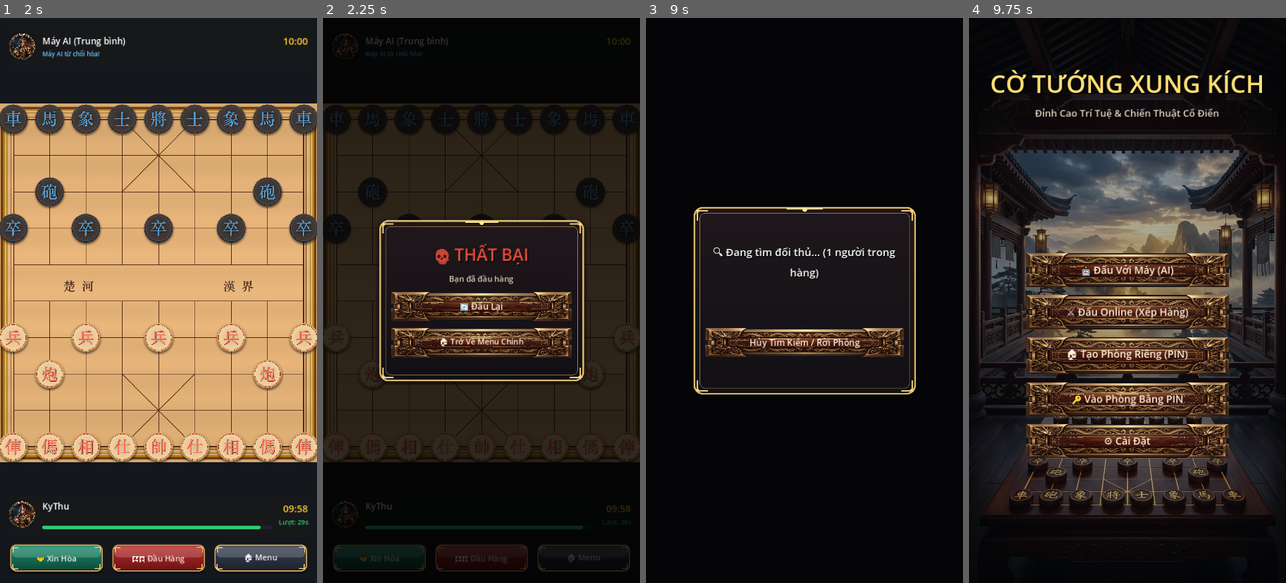
Above: before the commit, frames 1-4 (left to right).
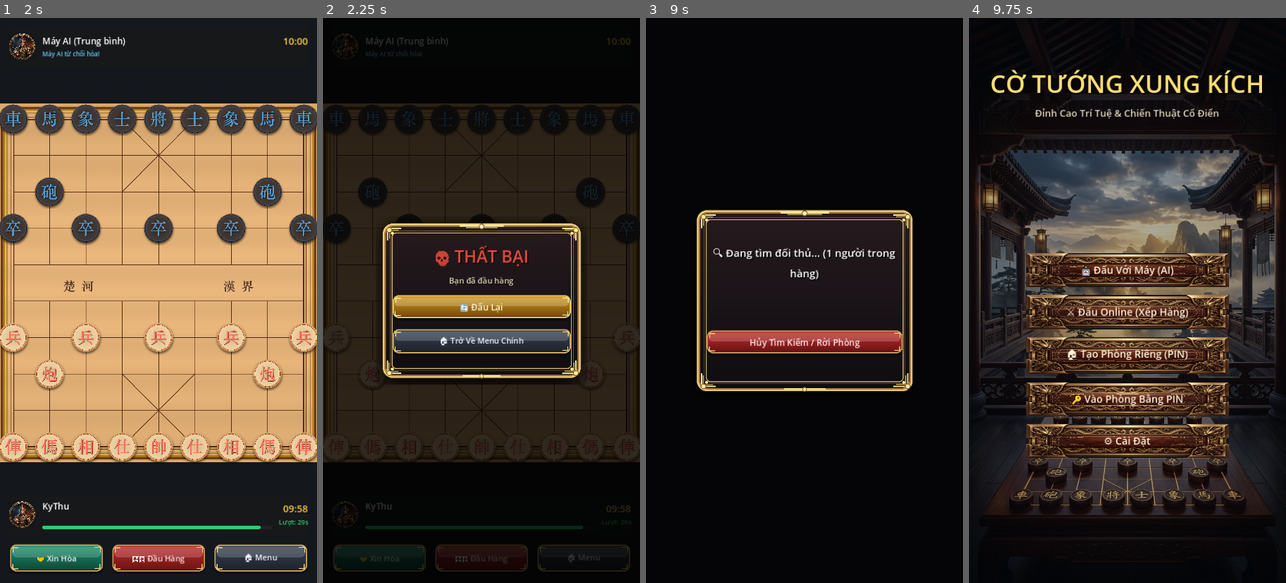
Above: after the commit, the same moments.

Repository: nguyenkhanhduy3455/CoTuongPro
Game: Godot game, scene res://scenes/Main.tscn
The game is run twice, just before and just after one commit, with the same random seed, the same clock (stepped at 60 frames per second) and the same inputs.
Inputs:
- Up to frame 1 (2 s): click "🤖 Đấu Với Máy (AI)" at 0.5 s; click "🤝 Xin Hòa" at 1.25 s
- Up to frame 2 (2.25 s): click "🏳️ Đầu Hàng" at 2 s
- Up to frame 3 (9 s): click "🔄 Đấu Lại" at 2.75 s; click "🤝 Xin Hòa" at 3.5 s; click "🏳️ Đầu Hàng" at 4.25 s; click "🔄 Đấu Lại" at 5 s; click "🤝 Xin Hòa" at 5.75 s; click "🏳️ Đầu Hàng" at 6.5 s; click "🔄 Đấu Lại" at 7.25 s; click "🏠 Menu" at 8 s; click "🏠 Tạo Phòng Riêng (PIN)" at 8.75 s
- Up to frame 4 (9.75 s): click "Hủy Tìm Kiếm / Rời Phòng" at 9.5 s

Frame 1 is identical in both runs. In frame 2, 9.0% of the frame differs, in the area x 17-83%, y 35-65%; in frame 3, 6.8%; in frame 4, nothing differs.
Error in both runs: Invalid access to property or key 'pressed' on a base object of type 'null instance'. (res://scripts/ui/settings_dialog.gd:16)

Commit message:
feat: thiet ke lai khung dialog_frame hoang kim va chuyen toan bo button sang template action phong cach Co Tuong

Diff:
--- a/Game/scenes/GameView.tscn
+++ b/Game/scenes/GameView.tscn
@@ -10,29 +10,29 @@
 [ext_resource type="Texture2D" path="res://assets/sprites/btn_menu.png" id="8_menu_norm"]
 [ext_resource type="Texture2D" path="res://assets/sprites/btn_menu_pressed.png" id="9_menu_press"]
 [ext_resource type="Texture2D" path="res://assets/sprites/dialog_frame.png" id="10_dialog_frame"]
-[ext_resource type="Texture2D" path="res://assets/sprites/btn_normal.png" id="11_btn_norm"]
-[ext_resource type="Texture2D" path="res://assets/sprites/btn_pressed.png" id="12_btn_press"]
+[ext_resource type="Texture2D" path="res://assets/sprites/btn_gold.png" id="11_gold_norm"]
+[ext_resource type="Texture2D" path="res://assets/sprites/btn_gold_pressed.png" id="12_gold_press"]
 
 [sub_resource type="StyleBoxTexture" id="StyleBoxTexture_dialog"]
 texture = ExtResource("10_dialog_frame")
-texture_margin_left = 32.0
-texture_margin_top = 32.0
-texture_margin_right = 32.0
-texture_margin_bottom = 32.0
-
-[sub_resource type="StyleBoxTexture" id="StyleBoxTexture_modal_btn_norm"]
-texture = ExtResource("11_btn_norm")
-texture_margin_left = 36.0
-texture_margin_top = 18.0
-texture_margin_right = 36.0
-texture_margin_bottom = 18.0
-
-[sub_resource type="StyleBoxTexture" id="StyleBoxTexture_modal_btn_press"]
-texture = ExtResource("12_btn_press")
-texture_margin_left = 36.0
-texture_margin_top = 18.0
-texture_margin_right = 36.0
-texture_margin_bottom = 18.0
+texture_margin_left = 44.0
+texture_margin_top = 44.0
+texture_margin_right = 44.0
+texture_margin_bottom = 44.0
+
+[sub_resource type="StyleBoxTexture" id="StyleBoxTexture_gold_norm"]
+texture = ExtResource("11_gold_norm")
+texture_margin_left = 22.0
+texture_margin_top = 16.0
+texture_margin_right = 22.0
+texture_margin_bottom = 16.0
+
+[sub_resource type="StyleBoxTexture" id="StyleBoxTexture_gold_press"]
+texture = ExtResource("12_gold_press")
+texture_margin_left = 22.0
+texture_margin_top = 16.0
+texture_margin_right = 22.0
+texture_margin_bottom = 16.0
 
 [sub_resource type="StyleBoxTexture" id="StyleBoxTexture_draw_norm"]
 texture = ExtResource("4_draw_norm")
@@ -376,23 +376,23 @@
 theme_override_constants/shadow_offset_x = 1
 theme_override_constants/shadow_offset_y = 1
 theme_override_font_sizes/font_size = 20
-theme_override_styles/normal = SubResource("StyleBoxTexture_modal_btn_norm")
-theme_override_styles/hover = SubResource("StyleBoxTexture_modal_btn_norm")
-theme_override_styles/pressed = SubResource("StyleBoxTexture_modal_btn_press")
-theme_override_styles/focus = SubResource("StyleBoxTexture_modal_btn_norm")
+theme_override_styles/normal = SubResource("StyleBoxTexture_gold_norm")
+theme_override_styles/hover = SubResource("StyleBoxTexture_gold_norm")
+theme_override_styles/pressed = SubResource("StyleBoxTexture_gold_press")
+theme_override_styles/focus = SubResource("StyleBoxTexture_gold_norm")
 text = "🔄 Đấu Lại"
 
 [node name="MenuButton" type="Button" parent="GameOverDialog/Panel/VBoxContainer"]
 custom_minimum_size = Vector2(0, 52)
 layout_mode = 2
-theme_override_colors/font_color = Color(1, 0.95, 0.85, 1)
-theme_override_colors/font_pressed_color = Color(1, 0.9, 0.3, 1)
-theme_override_colors/font_shadow_color = Color(0, 0, 0, 0.8)
-theme_override_constants/shadow_offset_x = 1
-theme_override_constants/shadow_offset_y = 1
-theme_override_font_sizes/font_size = 18
-theme_override_styles/normal = SubResource("StyleBoxTexture_modal_btn_norm")
-theme_override_styles/hover = SubResource("StyleBoxTexture_modal_btn_norm")
-theme_override_styles/pressed = SubResource("StyleBoxTexture_modal_btn_press")
-theme_override_styles/focus = SubResource("StyleBoxTexture_modal_btn_norm")
+theme_override_colors/font_color = Color(0.95, 0.95, 1, 1)
+theme_override_colors/font_pressed_color = Color(0.8, 0.85, 1, 1)
+theme_override_colors/font_shadow_color = Color(0, 0, 0, 0.8)
+theme_override_constants/shadow_offset_x = 1
+theme_override_constants/shadow_offset_y = 1
+theme_override_font_sizes/font_size = 18
+theme_override_styles/normal = SubResource("StyleBoxTexture_menu_norm")
+theme_override_styles/hover = SubResource("StyleBoxTexture_menu_norm")
+theme_override_styles/pressed = SubResource("StyleBoxTexture_menu_press")
+theme_override_styles/focus = SubResource("StyleBoxTexture_menu_norm")
 text = "🏠 Trở Về Menu Chính"
--- a/Game/scenes/MatchmakingLobby.tscn
+++ b/Game/scenes/MatchmakingLobby.tscn
@@ -2,29 +2,29 @@
 
 [ext_resource type="Script" path="res://scripts/ui/matchmaking_lobby.gd" id="1_y4h6m"]
 [ext_resource type="Texture2D" path="res://assets/sprites/dialog_frame.png" id="2_dialog_frame"]
-[ext_resource type="Texture2D" path="res://assets/sprites/btn_normal.png" id="3_btn_norm"]
-[ext_resource type="Texture2D" path="res://assets/sprites/btn_pressed.png" id="4_btn_press"]
+[ext_resource type="Texture2D" path="res://assets/sprites/btn_resign.png" id="3_resign_norm"]
+[ext_resource type="Texture2D" path="res://assets/sprites/btn_resign_pressed.png" id="4_resign_press"]
 
 [sub_resource type="StyleBoxTexture" id="StyleBoxTexture_dialog"]
 texture = ExtResource("2_dialog_frame")
-texture_margin_left = 32.0
-texture_margin_top = 32.0
-texture_margin_right = 32.0
-texture_margin_bottom = 32.0
+texture_margin_left = 44.0
+texture_margin_top = 44.0
+texture_margin_right = 44.0
+texture_margin_bottom = 44.0
 
-[sub_resource type="StyleBoxTexture" id="StyleBoxTexture_btn_norm"]
-texture = ExtResource("3_btn_norm")
-texture_margin_left = 36.0
-texture_margin_top = 18.0
-texture_margin_right = 36.0
-texture_margin_bottom = 18.0
+[sub_resource type="StyleBoxTexture" id="StyleBoxTexture_resign_norm"]
+texture = ExtResource("3_resign_norm")
+texture_margin_left = 22.0
+texture_margin_top = 16.0
+texture_margin_right = 22.0
+texture_margin_bottom = 16.0
 
-[sub_resource type="StyleBoxTexture" id="StyleBoxTexture_btn_press"]
-texture = ExtResource("4_btn_press")
-texture_margin_left = 36.0
-texture_margin_top = 18.0
-texture_margin_right = 36.0
-texture_margin_bottom = 18.0
+[sub_resource type="StyleBoxTexture" id="StyleBoxTexture_resign_press"]
+texture = ExtResource("4_resign_press")
+texture_margin_left = 22.0
+texture_margin_top = 16.0
+texture_margin_right = 22.0
+texture_margin_bottom = 16.0
 
 [node name="MatchmakingLobby" type="Control"]
 layout_mode = 3
@@ -108,16 +108,16 @@
 horizontal_alignment = 1
 
 [node name="CancelButton" type="Button" parent="Panel/VBoxContainer"]
-custom_minimum_size = Vector2(0, 58)
+custom_minimum_size = Vector2(0, 56)
 layout_mode = 2
-theme_override_colors/font_color = Color(1, 0.95, 0.85, 1)
-theme_override_colors/font_pressed_color = Color(1, 0.9, 0.3, 1)
+theme_override_colors/font_color = Color(1, 0.9, 0.9, 1)
+theme_override_colors/font_pressed_color = Color(1, 0.7, 0.7, 1)
 theme_override_colors/font_shadow_color = Color(0, 0, 0, 0.8)
 theme_override_constants/shadow_offset_x = 1
 theme_override_constants/shadow_offset_y = 1
 theme_override_font_sizes/font_size = 20
-theme_override_styles/normal = SubResource("StyleBoxTexture_btn_norm")
-theme_override_styles/hover = SubResource("StyleBoxTexture_btn_norm")
-theme_override_styles/pressed = SubResource("StyleBoxTexture_btn_press")
-theme_override_styles/focus = SubResource("StyleBoxTexture_btn_norm")
+theme_override_styles/normal = SubResource("StyleBoxTexture_resign_norm")
+theme_override_styles/hover = SubResource("StyleBoxTexture_resign_norm")
+theme_override_styles/pressed = SubResource("StyleBoxTexture_resign_press")
+theme_override_styles/focus = SubResource("StyleBoxTexture_resign_norm")
 text = "Hủy Tìm Kiếm / Rời Phòng"
--- a/Game/scenes/SettingsDialog.tscn
+++ b/Game/scenes/SettingsDialog.tscn
@@ -1,30 +1,46 @@
-[gd_scene load_steps=6 format=3 uid="uid://df2m4c8v1t7k3"]
+[gd_scene load_steps=8 format=3 uid="uid://df2m4c8v1t7k3"]
 
 [ext_resource type="Script" path="res://scripts/ui/settings_dialog.gd" id="1_w8k4e"]
 [ext_resource type="Texture2D" path="res://assets/sprites/dialog_frame.png" id="2_dialog_frame"]
-[ext_resource type="Texture2D" path="res://assets/sprites/btn_normal.png" id="3_btn_norm"]
-[ext_resource type="Texture2D" path="res://assets/sprites/btn_pressed.png" id="4_btn_press"]
+[ext_resource type="Texture2D" path="res://assets/sprites/btn_gold.png" id="3_gold_norm"]
+[ext_resource type="Texture2D" path="res://assets/sprites/btn_gold_pressed.png" id="4_gold_press"]
+[ext_resource type="Texture2D" path="res://assets/sprites/btn_menu.png" id="5_menu_norm"]
+[ext_resource type="Texture2D" path="res://assets/sprites/btn_menu_pressed.png" id="6_menu_press"]
 
 [sub_resource type="StyleBoxTexture" id="StyleBoxTexture_dialog"]
 texture = ExtResource("2_dialog_frame")
-texture_margin_left = 32.0
-texture_margin_top = 32.0
-texture_margin_right = 32.0
-texture_margin_bottom = 32.0
+texture_margin_left = 44.0
+texture_margin_top = 44.0
+texture_margin_right = 44.0
+texture_margin_bottom = 44.0
 
-[sub_resource type="StyleBoxTexture" id="StyleBoxTexture_btn_norm"]
-texture = ExtResource("3_btn_norm")
-texture_margin_left = 36.0
-texture_margin_top = 18.0
-texture_margin_right = 36.0
-texture_margin_bottom = 18.0
+[sub_resource type="StyleBoxTexture" id="StyleBoxTexture_gold_norm"]
+texture = ExtResource("3_gold_norm")
+texture_margin_left = 22.0
+texture_margin_top = 16.0
+texture_margin_right = 22.0
+texture_margin_bottom = 16.0
 
-[sub_resource type="StyleBoxTexture" id="StyleBoxTexture_btn_press"]
-texture = ExtResource("4_btn_press")
-texture_margin_left = 36.0
-texture_margin_top = 18.0
-texture_margin_right = 36.0
-texture_margin_bottom = 18.0
+[sub_resource type="StyleBoxTexture" id="StyleBoxTexture_gold_press"]
+texture = ExtResource("4_gold_press")
+texture_margin_left = 22.0
+texture_margin_top = 16.0
+texture_margin_right = 22.0
+texture_margin_bottom = 16.0
+
+[sub_resource type="StyleBoxTexture" id="StyleBoxTexture_menu_norm"]
+texture = ExtResource("5_menu_norm")
+texture_margin_left = 22.0
+texture_margin_top = 16.0
+texture_margin_right = 22.0
+texture_margin_bottom = 16.0
+
+[sub_resource type="StyleBoxTexture" id="StyleBoxTexture_menu_press"]
+texture = ExtResource("6_menu_press")
+texture_margin_left = 22.0
+texture_margin_top = 16.0
+texture_margin_right = 22.0
+texture_margin_bottom = 16.0
 
 [node name="SettingsDialog" type="Control"]
 layout_mode = 3
@@ -143,23 +159,23 @@
 theme_override_constants/shadow_offset_x = 1
 theme_override_constants/shadow_offset_y = 1
 theme_override_font_sizes/font_size = 18
-theme_override_styles/normal = SubResource("StyleBoxTexture_btn_norm")
-theme_override_styles/hover = SubResource("StyleBoxTexture_btn_norm")
-theme_override_styles/pressed = SubResource("StyleBoxTexture_btn_press")
-theme_override_styles/focus = SubResource("StyleBoxTexture_btn_norm")
+theme_override_styles/normal = SubResource("StyleBoxTexture_gold_norm")
+theme_override_styles/hover = SubResource("StyleBoxTexture_gold_norm")
+theme_override_styles/pressed = SubResource("StyleBoxTexture_gold_press")
+theme_override_styles/focus = SubResource("StyleBoxTexture_gold_norm")
 text = "Lưu Cài Đặt"
 
 [node name="CloseButton" type="Button" parent="Panel/VBoxContainer/HBoxContainer"]
 custom_minimum_size = Vector2(140, 52)
 layout_mode = 2
-theme_override_colors/font_color = Color(1, 0.95, 0.85, 1)
-theme_override_colors/font_pressed_color = Color(1, 0.9, 0.3, 1)
+theme_override_colors/font_color = Color(0.95, 0.95, 1, 1)
+theme_override_colors/font_pressed_color = Color(0.8, 0.85, 1, 1)
 theme_override_colors/font_shadow_color = Color(0, 0, 0, 0.8)
 theme_override_constants/shadow_offset_x = 1
 theme_override_constants/shadow_offset_y = 1
 theme_override_font_sizes/font_size = 18
-theme_override_styles/normal = SubResource("StyleBoxTexture_btn_norm")
-theme_override_styles/hover = SubResource("StyleBoxTexture_btn_norm")
-theme_override_styles/pressed = SubResource("StyleBoxTexture_btn_press")
-theme_override_styles/focus = SubResource("StyleBoxTexture_btn_norm")
+theme_override_styles/normal = SubResource("StyleBoxTexture_menu_norm")
+theme_override_styles/hover = SubResource("StyleBoxTexture_menu_norm")
+theme_override_styles/pressed = SubResource("StyleBoxTexture_menu_press")
+theme_override_styles/focus = SubResource("StyleBoxTexture_menu_norm")
 text = "Đóng"
Binary file added: Game/assets/sprites/btn_gold.png
Not shown, added: Game/assets/sprites/btn_gold.png.import
Binary file added: Game/assets/sprites/btn_gold_pressed.png
Not shown, added: Game/assets/sprites/btn_gold_pressed.png.import
Binary file changed: Game/assets/sprites/dialog_frame.png
